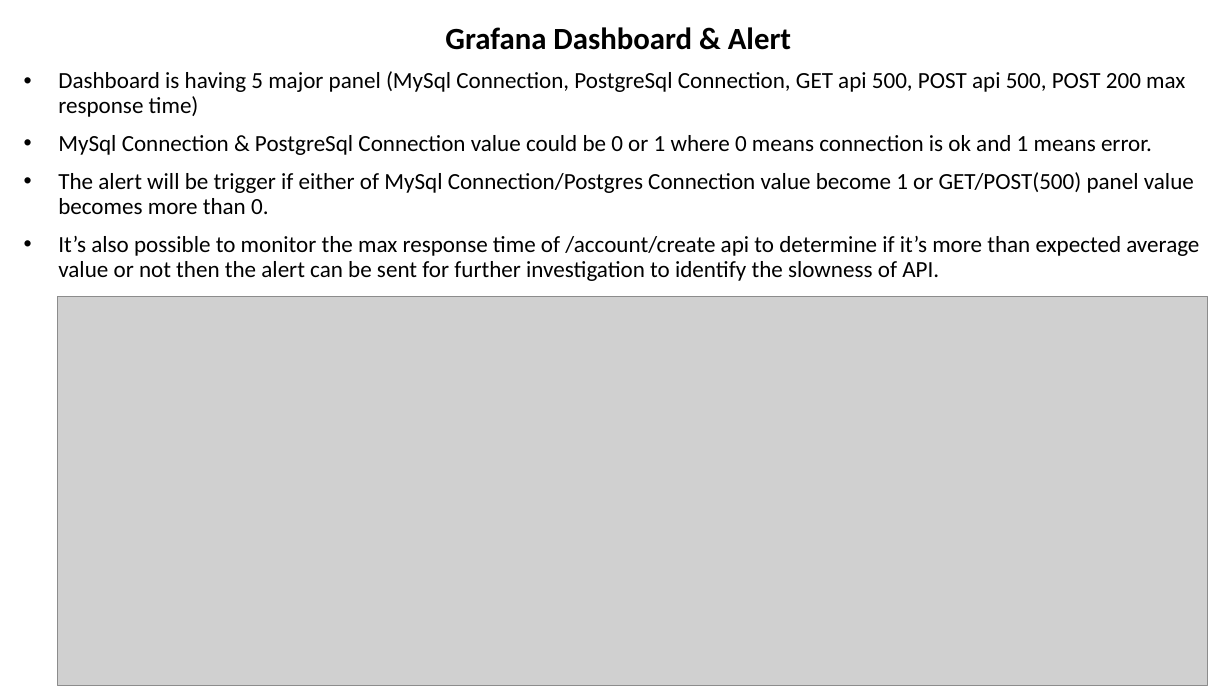
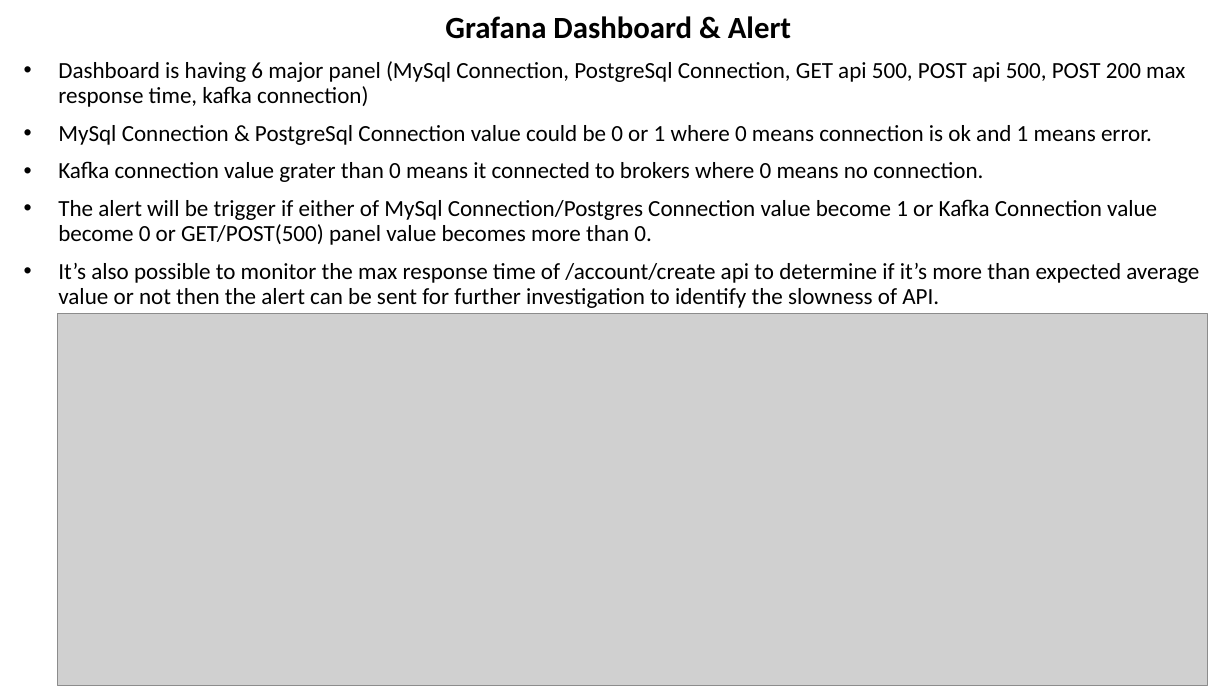
Before and after one commit to rantunar/Monitoring, a slide deck: slide 2 of AdvanceMotitoringSystem.pptx. Drawn at 1232x693 pixels with LibreOffice and Linux fonts; fonts in the diff are those of the drawing; grey boxes stand for pictures. Boxes give left, top, right and bottom in pixels: in the first picture for what was removed or moved away, otherwise in the second. Text is boxed around its words. In the diff, an @@ line names an element or a change of style, - is before the commit and + after.

Commit message:
kafka monitoring added

```diff
--- a/AdvanceMotitoringSystem.pptx
+++ b/AdvanceMotitoringSystem.pptx
@@ subtitle "Grafana Dashboard & Alert": place and size @@
-subtitle "Grafana Dashboard & Alert" at [58, 27, 1199, 281]
+subtitle "Grafana Dashboard & Alert" at [58, 16, 1199, 308]
@@ subtitle at [58, 61, 1185, 107]: text changed @@
-• Dashboard is having 5 major panel (MySql Connection, PostgreSql Connection, GET api 500, POST api 500, POST 200 max response time)
+• Dashboard is having 6 major panel (MySql Connection, PostgreSql Connection, GET api 500, POST api 500, POST 200 max response time, kafka connection)
@@ subtitle at [58, 161, 1157, 245]: text changed @@
-• The alert will be trigger if either of MySql Connection/Postgres Connection value become 1 or GET/POST(500) panel value becomes more than 0.
+• Kafka connection value grater than 0 means it connected to brokers where 0 means no connection.
+• The alert will be trigger if either of MySql Connection/Postgres Connection value become 1 or Kafka Connection value become 0 or GET/POST(500) panel value becomes more than 0.
@@ picture: place and size @@
-picture at [57, 297, 1208, 686]
+picture at [57, 314, 1208, 686]
```
Also in this commit, not shown: 1 other slide changed, 8 other files.
